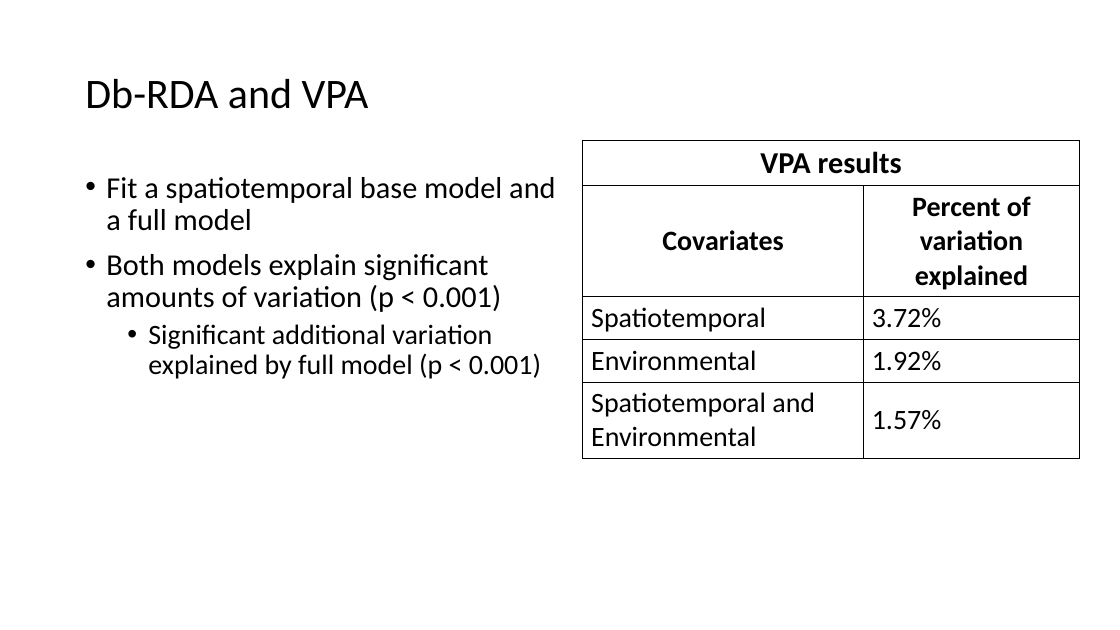
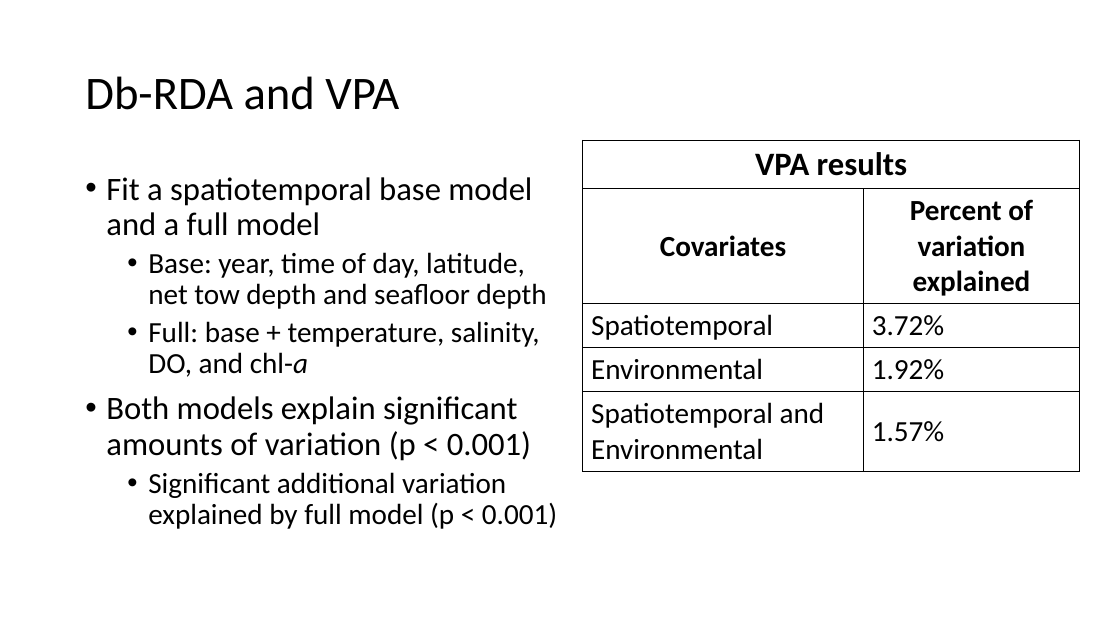
Before and after one commit to LukeABobay/larval-fish-community-analysis, a slide deck: slide 16 of PICES 2026 Presentation.pptx. Drawn at 1120x630 pixels with LibreOffice and Linux fonts; fonts in the diff are those of the drawing. Boxes give left, top, right and bottom in pixels: in the first picture for what was removed or moved away, otherwise in the second. Text is boxed around its words. In the diff, an @@ line names an element or a change of style, - is before the commit and + after.

```diff
--- a/PICES 2026 Presentation.pptx
+++ b/PICES 2026 Presentation.pptx
@@ title "Db-RDA and VPA" at [85, 76, 399, 110]: size 36 to 40 pt @@
@@ table at [583, 140, 1080, 466] @@
@@ size 26 to 28 pt in "VPA results" @@
@@ size 24 to 25 pt @@
@@ text at [106, 177, 557, 529]: size 26 to 28 pt in "Fit a spatiotemporal base model and a ...", "Both models explain significant amounts of variation ..."; size 24 to 25 pt in "Significant additional variation explained by full model ..." @@
@@ text at [148, 252, 547, 377]: paragraphs added @@
+  • Base: year, time of day, latitude, net tow depth and seafloor depth
+  • Full: base + temperature, salinity, DO, and chl-a
```
Also in this commit, not shown: 20 other slides changed, 1 slide added, 4 slides removed.
